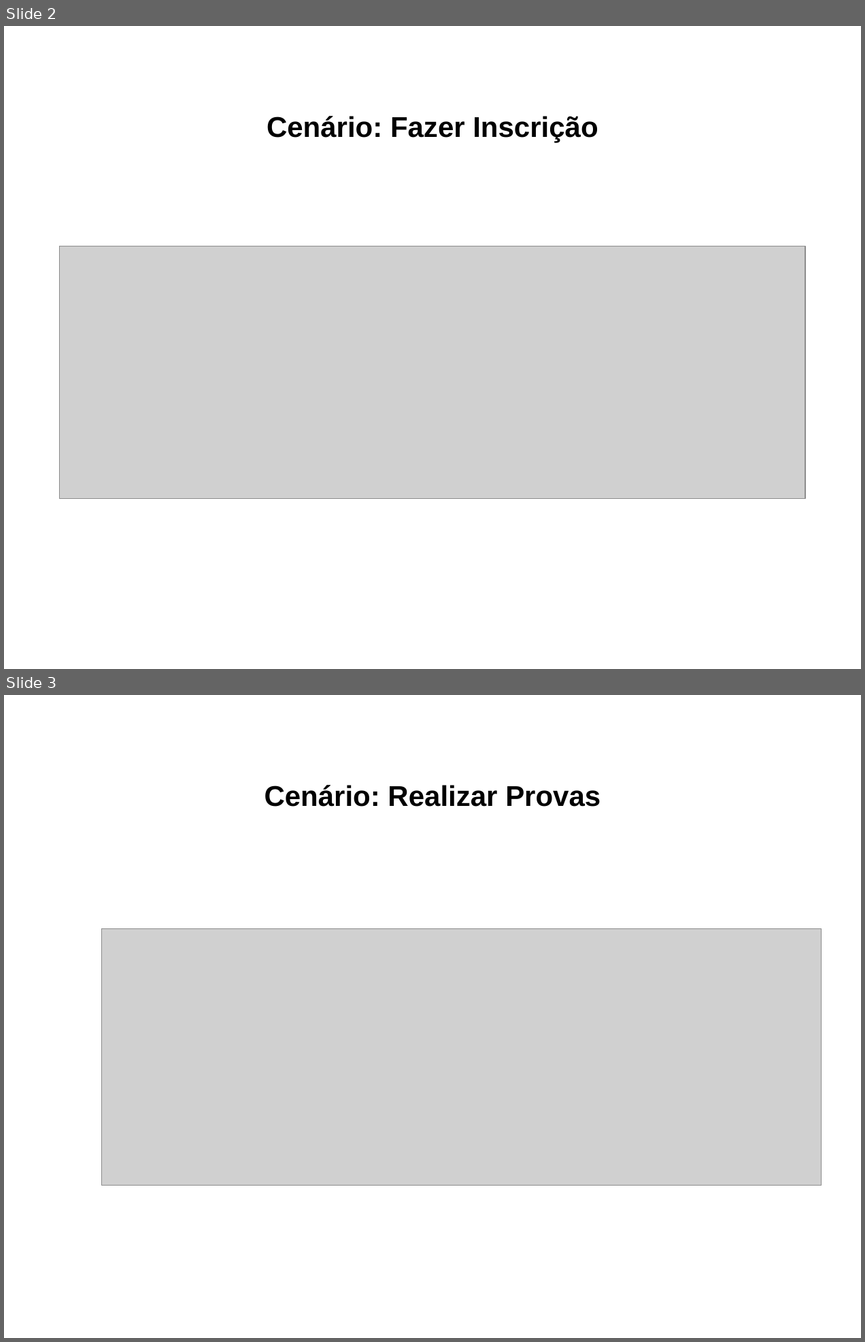
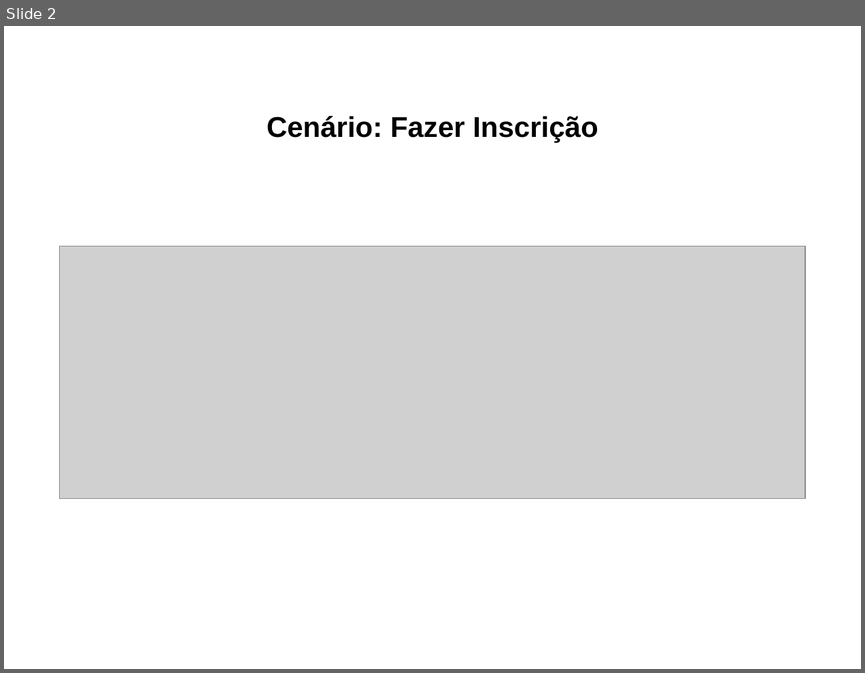
Before and after one commit to leozabotto/smart-owl, a slide deck: Artefatos/15 - Arquitetura de Negócio para cada Cenário.pptx. Shown one above the other, each under a label of ours: slides 2 and 3 before the commit, slide 2 after it. The pictures are 865x1342 and 865x673 pixels, drawn with LibreOffice and Linux fonts; fonts in the diff are those of the drawing; grey boxes stand for pictures. Boxes give left, top, right and bottom in pixels: in the first picture for what was removed or moved away, otherwise in the second. Text is boxed around its words. In the diff, an @@ line names an element or a change of style, - is before the commit and + after.

```diff
--- a/Artefatos/15 - Arquitetura de Negócio para cada Cenário.pptx
+++ b/Artefatos/15 - Arquitetura de Negócio para cada Cenário.pptx
@@ slide 3 removed at (4, 695, 861, 1338), background #FFFFFF @@
@@ text removed at (264, 785, 600, 807) @@
-Cenário: Realizar Provas
@@ picture removed at (102, 929, 821, 1185) @@
```
Also in this commit, not shown: 3 slides changed, 2 other slides removed, 3 other files.
